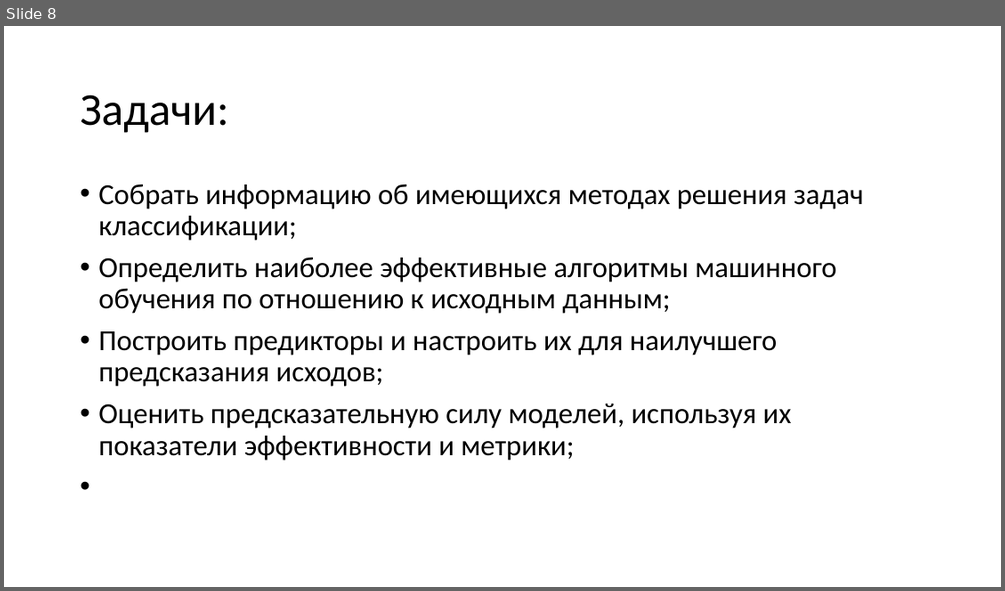
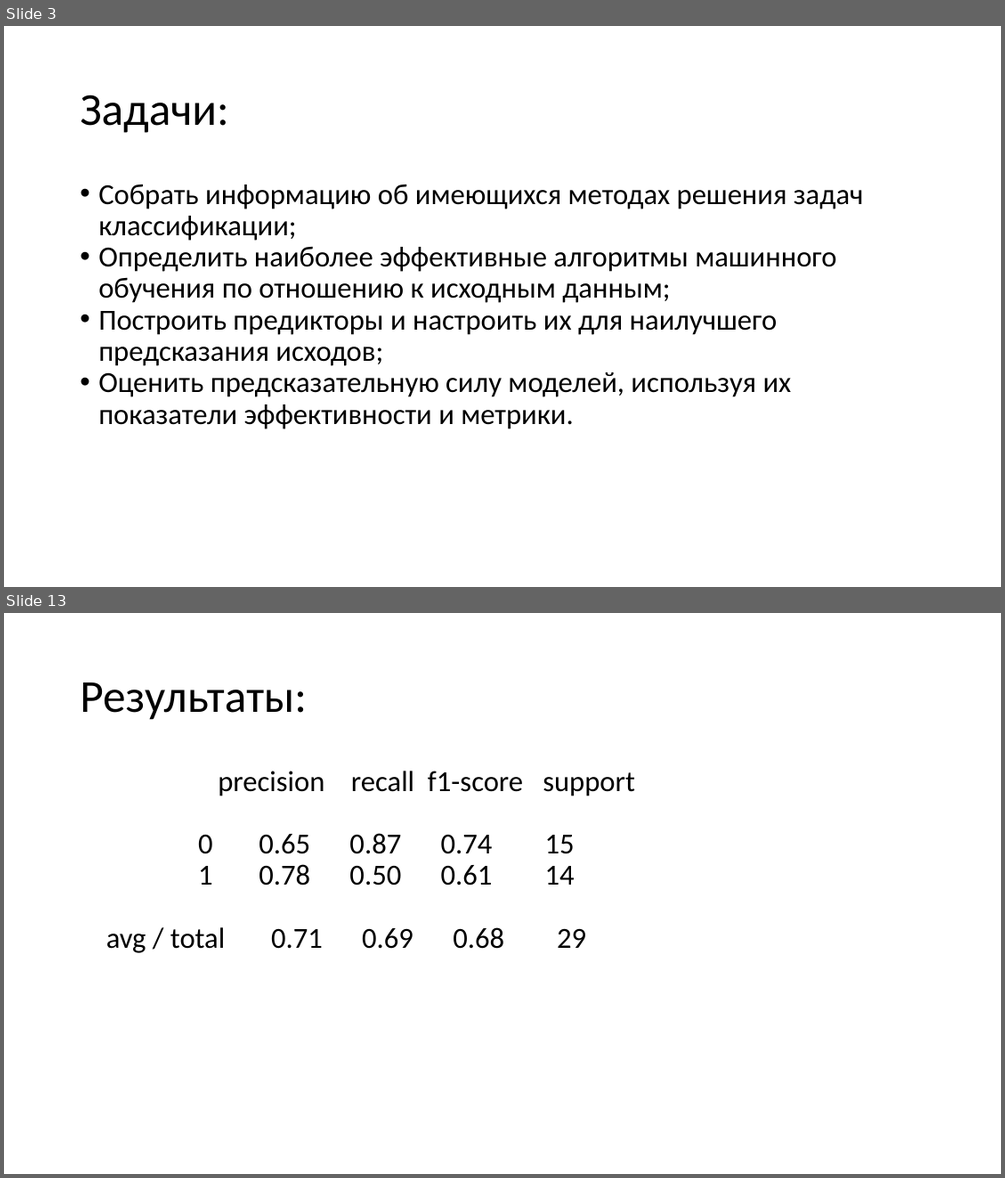
Before and after one commit to coffman21/d, a slide deck: p.pptx. Shown one above the other, each under a label of ours: slide 8 before the commit, slides 3 and 13 after it; the slides between them are not shown. The pictures are 1005x591 and 1005x1178 pixels, drawn with LibreOffice and Linux fonts; fonts in the diff are those of the drawing. Boxes give left, top, right and bottom in pixels: in the first picture for what was removed or moved away, otherwise in the second. Text is boxed around its words. In the diff, an @@ line names an element or a change of style, - is before the commit and + after.

```diff
--- a/p.pptx
+++ b/p.pptx
@@ slide 13 added at (4, 613, 1001, 1174), background #FFFFFF @@
@@ text added at (80, 682, 307, 720), 44 pt, text #000000 @@
+Результаты:
@@ text added at (106, 771, 635, 953), 28 pt, text #000000 @@
+precision recall f1-score support
+0 0.65 0.87 0.74 15
+1 0.78 0.50 0.61 14
+avg / total 0.71 0.69 0.68 29
@@ what was slide 8 is now slide 3 @@
@@ slide 3 changed as well @@
@@ text at (98, 184, 864, 366): less space between paragraphs @@
@@ text at (98, 372, 792, 429): text changed @@
-• Оценить предсказательную силу моделей, используя их показатели эффективности и метрики;
+• Оценить предсказательную силу моделей, используя их показатели эффективности и метрики.
```
Also in this commit, not shown: 2 other slides changed, 10 other slides added, 5 slides removed, 1 other file.
